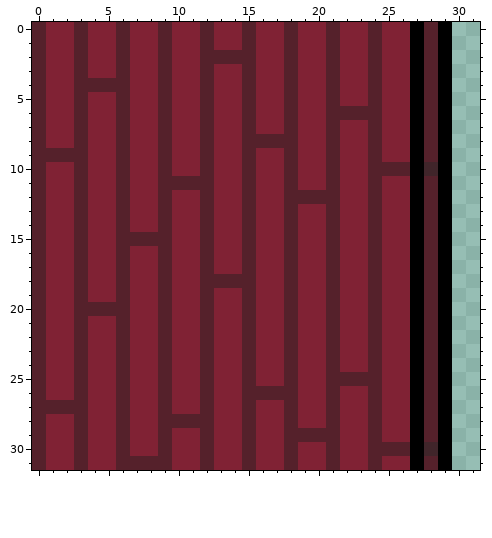
Edited in one commit: pixel-art sprite (Assets/Sprites/Environment/OwenSprites/wall_right.png). The picture above was drawn from the file before the commit.
The file is 32x32 pixels.
Once edited:
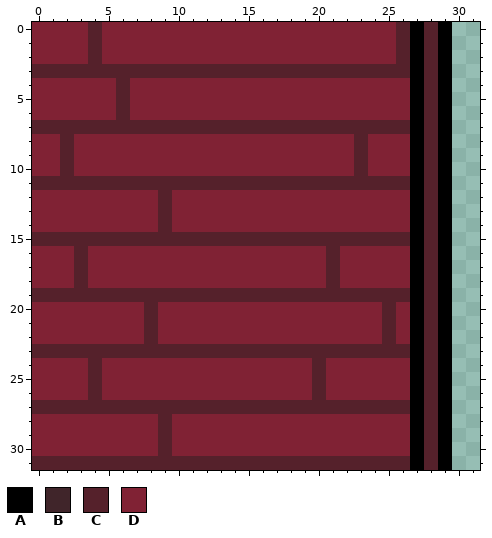
Palette (. is transparent): A #000000  B #40252a  C #55212b  D #802234
Changes in this commit:
Changed rows in their new state; - is an unchanged pixel.
first column x 0:
 0 D--DC-D--D--D--D--D--D--D-C--
 1 D--DC-D--D--D--D--D--D--D-C--
 2 D--DC-D--D--DDDD--D--D--D-C--
 3 -CC-CC-CC-CC-CC-CC-CC-CC-CC--
 4 D--DDD---D--D--D--D--D--D----
 5 D--D-----D--D--D--D--D--D----
 6 D--D-----D--D--D--D--DDDD----
 7 -CC-CC-CC-CC-CC-CC-CC-CC-CC--
 8 D-CD--D--D--D--DDDD--D-CD----
 9 DD-D--D--D--D--D--D--D-CD----
10 D-CD--D--D--D--D--D--D-CDDD-C
11 -CC-CC-CC----CC-CC-CC-CC-CC--
12 D--D--D-----D--D--DDDD--D----
13 D--D--D-----D--D--D--D--D----
14 D--D--D-----D--D--D--D--D----
15 -CC-CC----CC-CC-CC-CC-CC-CC--
16 D-----D--D--D--D--D-----D----
17 D-----D--D--D--D--D-----D----
18 D-----D--D--DDDD--D-----D----
19 -CC-CC-CC-CC-CC-CC-CC-CC-CC--
20 D--DDDD-CD--D--D--D--D--DC---
21 D--D--D-CD--D--D--D--D--DC---
22 D--D--D-CD--D--D--D--D--DC---
23 -CC-CC-CC-CC-CC-CC-CC-CC-CC--
24 D--DC-D--D--D--D--D-CD--D----
25 D--DC-D--D--D--D--D-CDDDD----
26 D--DC-D--D--D--DDDD-CD--D----
27 ----CC-CC-CC-CC-CC-CC-CC-CC--
28 D--D--D---DDD--D--D--D--D----
29 D--D--D-----D--D--DDDD--D----
30 D--D--D-----D--D--D--D--DDD-C
31 -CC-CC----CC-CC-CC-CC-CC-CC--
Where, in picture pixels (left, top, right, bottom), the same in both pictures:
changed: (32, 22, 438, 470)
